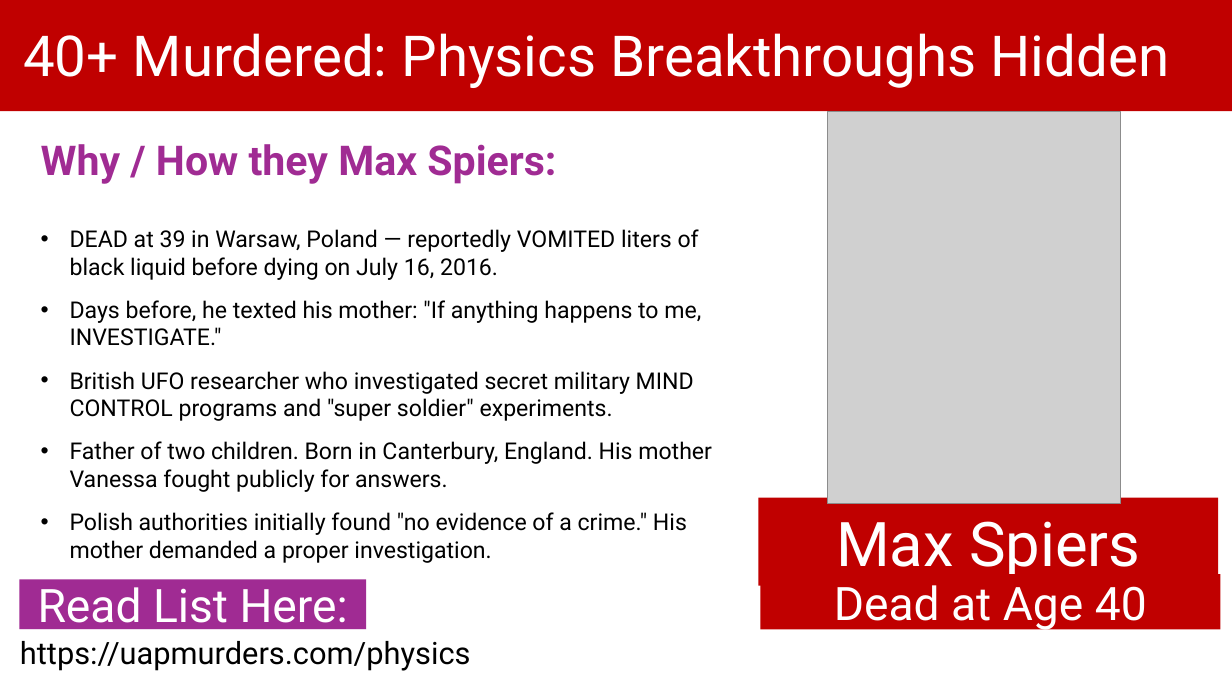
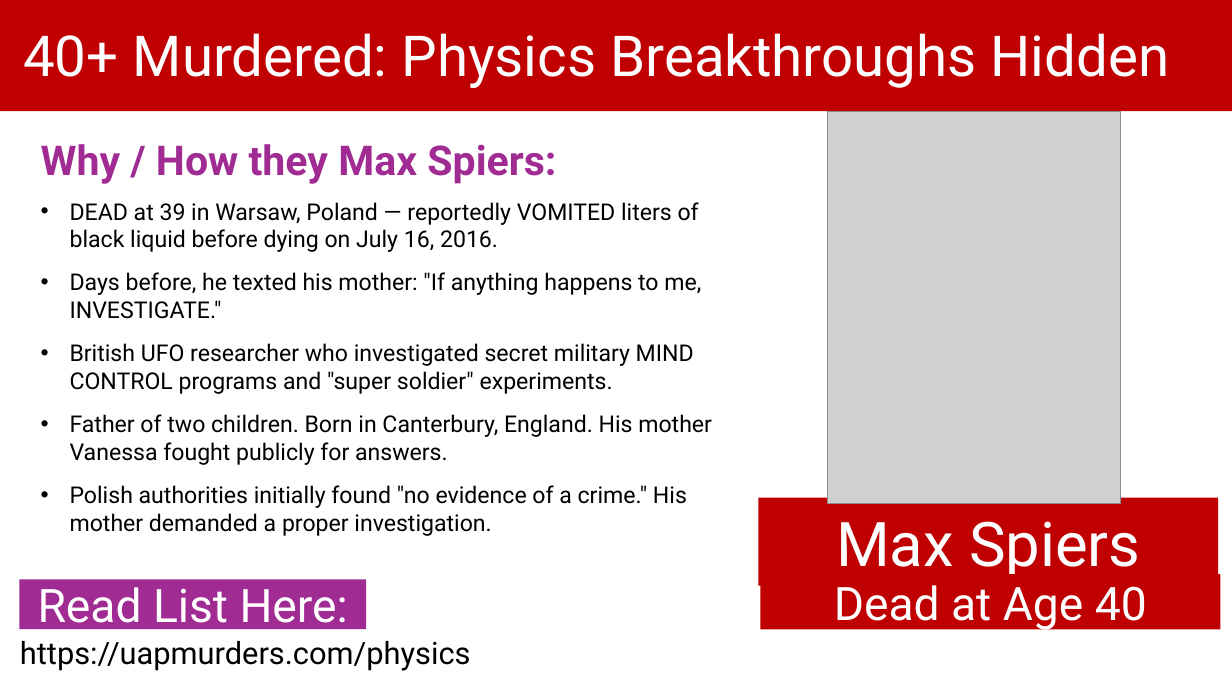
Before and after one commit to BryanStarbuck/UAP_Murder_Docus, a slide deck: slide 8 of Physics/Physics_Murders.pptx. Drawn at 1232x693 pixels with LibreOffice and Linux fonts; fonts in the diff are those of the drawing; grey boxes stand for pictures. Boxes give left, top, right and bottom in pixels: in the first picture for what was removed or moved away, otherwise in the second. Text is boxed around its words. In the diff, an @@ line names an element or a change of style, - is before the commit and + after.

```diff
--- a/Physics/Physics_Murders.pptx
+++ b/Physics/Physics_Murders.pptx
@@ text "DEAD at 39 in Warsaw, ...": place and size @@
-text "DEAD at 39 in Warsaw, ..." at (70,229,712,535)
+text "DEAD at 39 in Warsaw, ..." at (70,202,712,508)
```
Also in this commit, not shown: 4 other slides changed, 58 other files.
